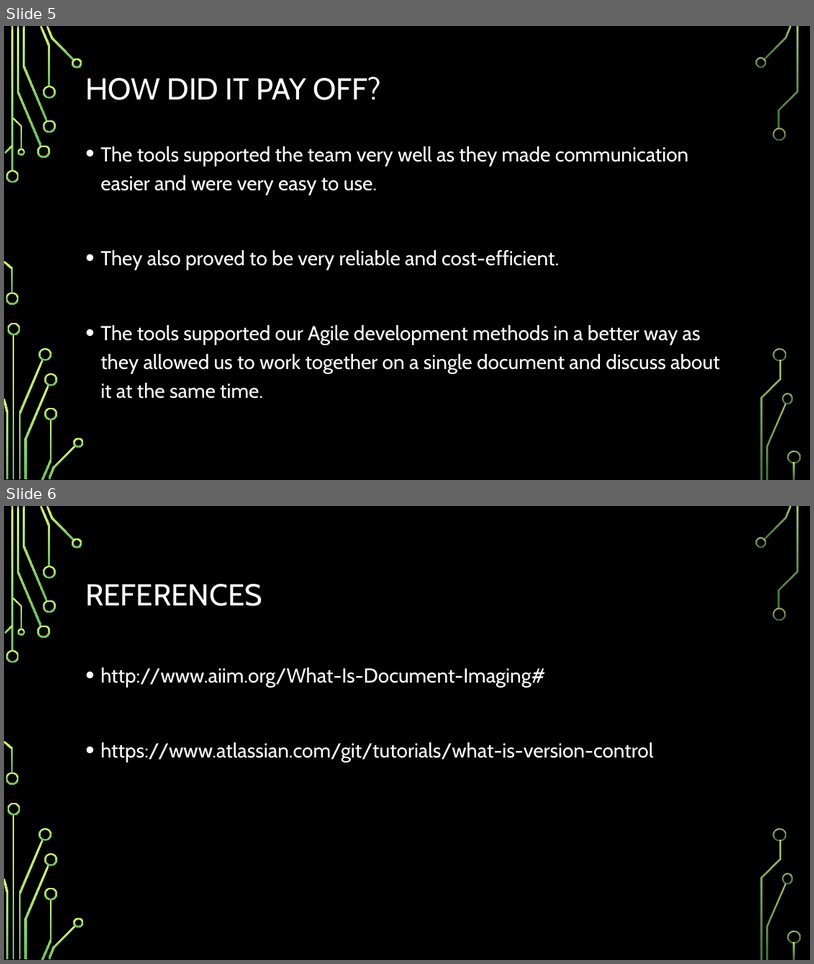
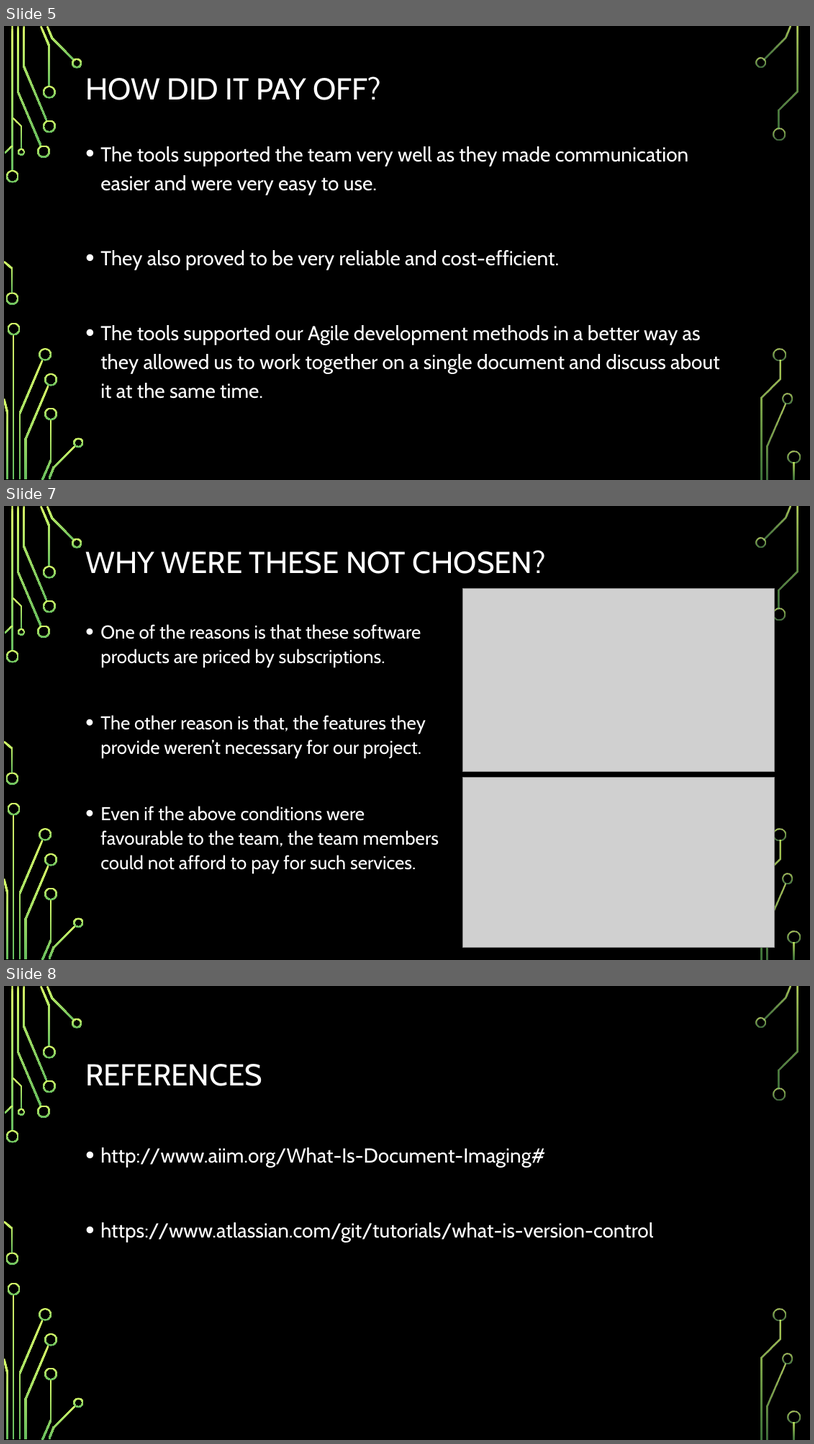
Before and after one commit to CodeBreaker707/Software-Systems-Development, a slide deck: Topic 9 - AE1.pptx. Shown one above the other, each under a label of ours: slides 5 and 6 before the commit, slides 5, 7 and 8 after it; the slides between them are not shown. The pictures are 814x964 and 814x1444 pixels, drawn with LibreOffice and Linux fonts; fonts in the diff are those of the drawing; grey boxes stand for pictures; background and template pictures are left out. Boxes give left, top, right and bottom in pixels: in the first picture for what was removed or moved away, otherwise in the second. Text is boxed around its words. In the diff, an @@ line names an element or a change of style, - is before the commit and + after.

```diff
--- a/Topic 9 - AE1.pptx
+++ b/Topic 9 - AE1.pptx
@@ slide 7 added at [4, 506, 810, 960], background picture (left out); not listed: 36 template elements that a slide beside it also shows @@
@@ title added at [85, 550, 546, 574], 36 pt, text #FFFFFF @@
+WHY WERE THESE NOT CHOSEN?
@@ picture added at [463, 588, 775, 771] @@
@@ text added at [100, 624, 439, 873], 22.2 pt, text #FFFFFF @@
+• One of the reasons is that these software products are priced by subscriptions.
+• The other reason is that, the features they provide weren’t necessary for our project.
+• Even if the above conditions were favourable to the team, the team members could not afford to pay for such services.
@@ picture added at [463, 777, 775, 947] @@
@@ what was slide 6 is now slide 8 @@
```
Also in this commit, not shown: 1 slide changed, 1 other slide added, 2 other files.
